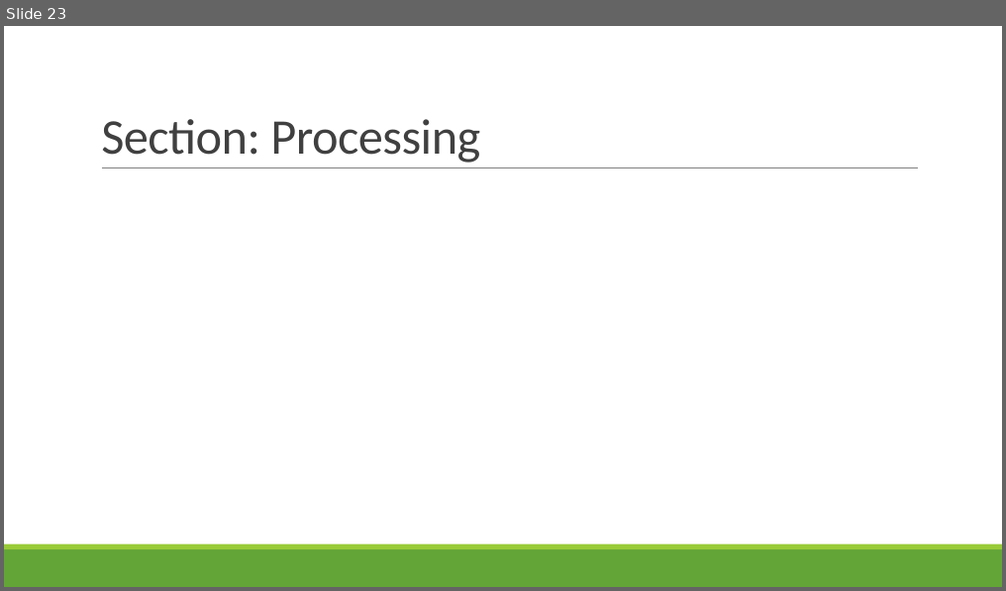
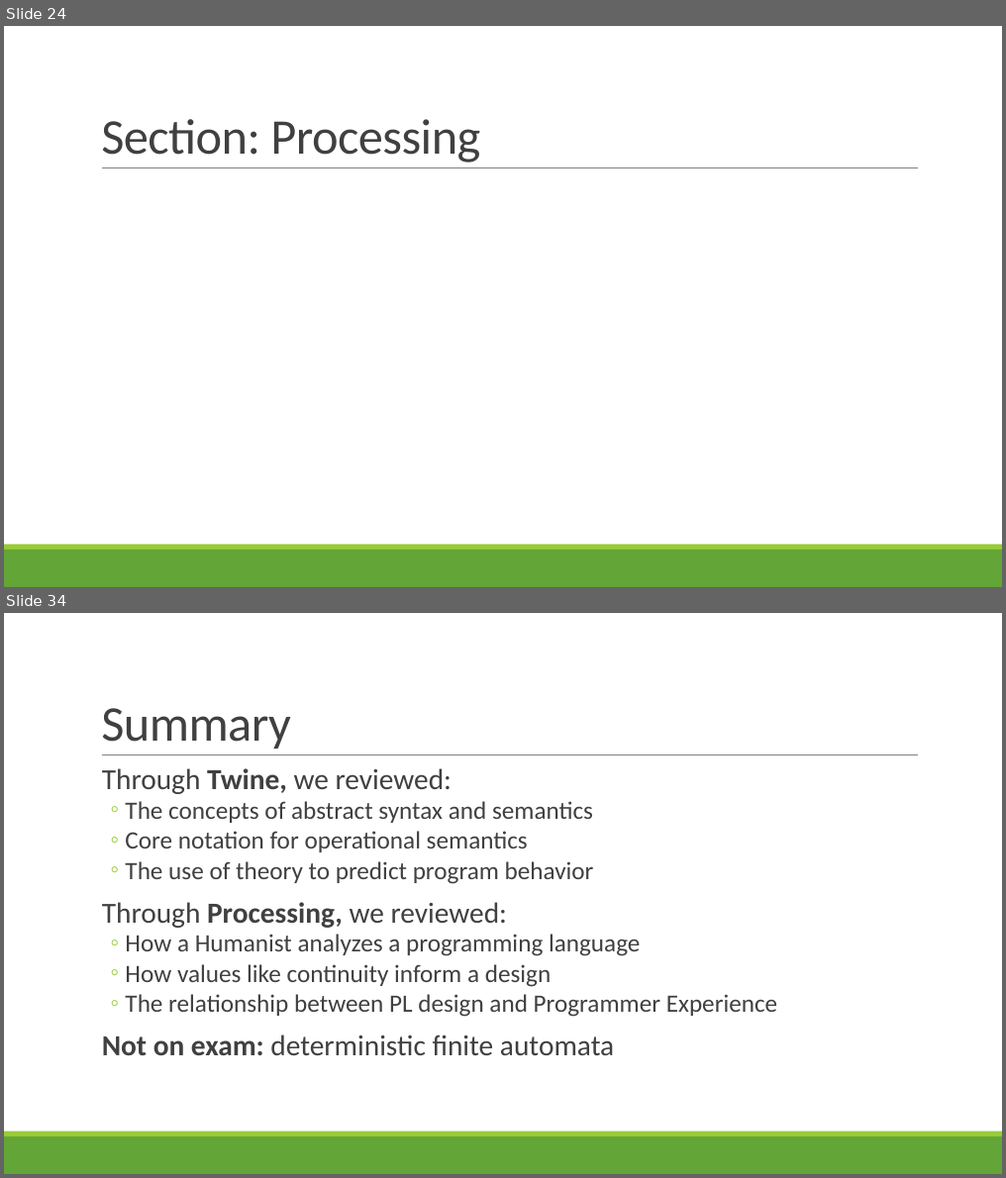
Before and after one commit to rbohrer/pl-course, a slide deck: LectureSlides/12Play.pptx. Shown one above the other, each under a label of ours: slide 23 before the commit, slides 24 and 34 after it; the slides between them are not shown. The pictures are 1006x591 and 1006x1178 pixels, drawn with LibreOffice and Linux fonts; fonts in the diff are those of the drawing. Boxes give left, top, right and bottom in pixels: in the first picture for what was removed or moved away, otherwise in the second. Text is boxed around its words. In the diff, an @@ line names an element or a change of style, - is before the commit and + after.

```diff
--- a/LectureSlides/12Play.pptx
+++ b/LectureSlides/12Play.pptx
@@ slide 34 added at [4, 613, 1002, 1174], background #FFFFFF; not listed: 3 template elements that a slide beside it also shows @@
@@ title added at [101, 708, 291, 749], 48 pt, text #404040 @@
+Summary
@@ text added at [102, 768, 777, 1056], 24 pt, text #404040 @@
+  Through Twine, we reviewed:
+  ◦ The concepts of abstract syntax and semantics
+  ◦ Core notation for operational semantics
+  ◦ The use of theory to predict program behavior
+  Through Processing, we reviewed:
+  ◦ How a Humanist analyzes a programming language
+  ◦ How values like continuity inform a design
+  ◦ The relationship between PL design and Programmer Experience
+  Not on exam: deterministic finite automata
@@ what was slide 23 is now slide 24 @@
```
Also in this commit, not shown: 2 slides changed, 12 other slides added.
